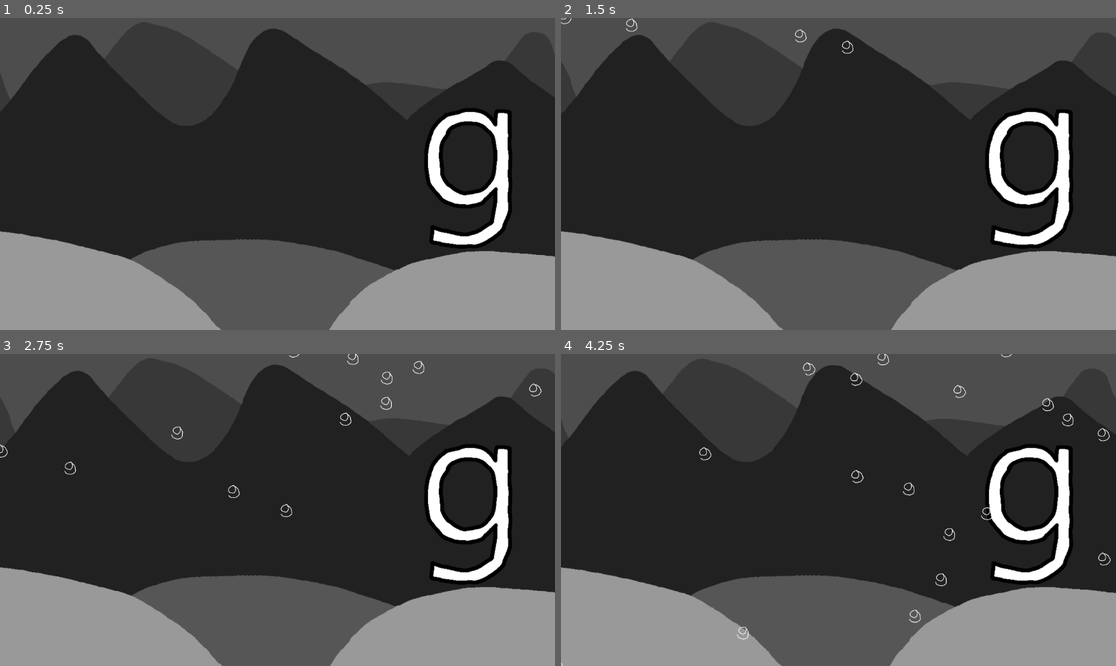
Above: before the commit, frames 1-4 (two rows, left to right).
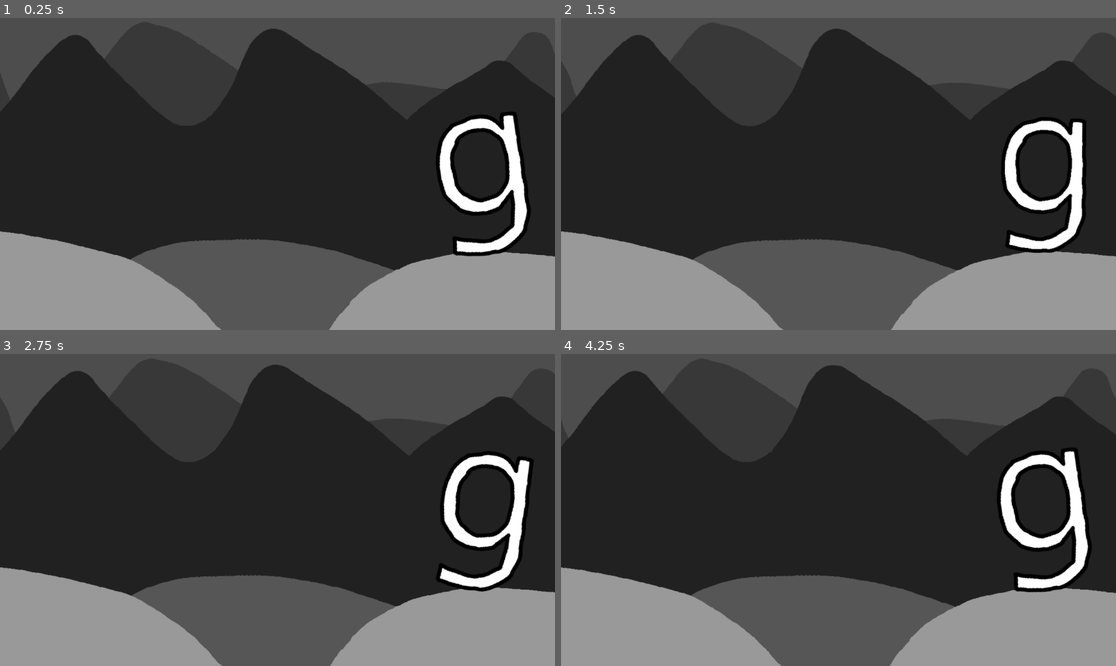
Above: after the commit, the same moments.

Repository: peroxyaceticacid/g
Game: Godot game, scene res://scenes/game.tscn
Two runs of this game, one before a commit and one after it. Both use one fixed random seed, a clock stepped at 60 frames per second and the inputs below.
Inputs (mouse positions are in pixels of both pictures, inside the frame that each line leads up to; where the layout moved, square brackets give the same spot in the first picture):
- Up to frame 1 (0.25 s): no input
- Up to frame 2 (1.5 s): click (1043, 183) [1027, 174] at 0.5 s; click (1043, 183) [1027, 174] at 1.25 s
- Up to frame 3 (2.75 s): click (482, 519) [466, 510] at 2 s
- Up to frame 4 (4.25 s): move the mouse to (960, 494) at 2.77 s; move the mouse to (727, 525) at 3.52 s

The runs differ from the first frame. In frame 1, 5.1% of the frame differs, in the area x 76-96%, y 28-77%; in frame 2, 5.1%; in frame 3, 5.5%; in frame 4, 5.6%, in the area x 0-100%, y 0-100%.

Commit message:
particle added pls add functionality

Diff:
--- a/scenes/game.tscn
+++ b/scenes/game.tscn
@@ -1,45 +1,111 @@
-[gd_scene load_steps=10 format=3 uid="uid://bfa7einif8asu"]
+[gd_scene load_steps=12 format=3 uid="uid://bfa7einif8asu"]
 
 [ext_resource type="Texture2D" uid="uid://bv8wwykuvhsxd" path="res://sprites/UI/gbutton.png" id="1_uwrxv"]
 [ext_resource type="Script" uid="uid://cdokrxyy0n7fa" path="res://script/game.gd" id="1_yqjtg"]
-[ext_resource type="Texture2D" uid="uid://bso8lqactbrot" path="res://sprites/UI/spr_fallingG.png" id="3_lnu2h"]
-[ext_resource type="Script" uid="uid://cosro1cbsw5nf" path="res://scenes/background_parallax.gd" id="4_gee14"]
+[ext_resource type="Script" uid="uid://cosro1cbsw5nf" path="res://script/background_parallax.gd" id="4_gee14"]
 [ext_resource type="Texture2D" uid="uid://chdi3vmokbnhg" path="res://sprites/backgrounds/spr_MountainsBackground.png" id="5_0tnpc"]
 [ext_resource type="Texture2D" uid="uid://bankxxnyhggse" path="res://sprites/backgrounds/spr_MountainsBackground2.png" id="6_vtaks"]
 [ext_resource type="Texture2D" uid="uid://bfgova2wvv8nj" path="res://sprites/backgrounds/spr_MountainsForeground2.png" id="7_kvpfn"]
 [ext_resource type="Texture2D" uid="uid://dbpobb7p04ajx" path="res://sprites/backgrounds/spr_MountainsForeground.png" id="8_dinhu"]
 
-[sub_resource type="ParticleProcessMaterial" id="ParticleProcessMaterial_lbhrr"]
-particle_flag_disable_z = true
-emission_shape_scale = Vector3(600, 1, 1)
-emission_shape = 3
-emission_box_extents = Vector3(1, 1, 1)
-angle_min = -22.2
-angle_max = 22.2
-gravity = Vector3(0, 98, 0)
-radial_accel_min = -9.23
-radial_accel_max = 9.23
-scale_min = 0.5
-scale_max = 0.5
-scale_over_velocity_max = 0.5
+[sub_resource type="Animation" id="Animation_gee14"]
+resource_name = "RESET"
+tracks/0/type = "value"
+tracks/0/imported = false
+tracks/0/enabled = true
+tracks/0/path = NodePath("../obj_GButton:rotation")
+tracks/0/interp = 1
+tracks/0/loop_wrap = true
+tracks/0/keys = {
+"times": PackedFloat32Array(0),
+"transitions": PackedFloat32Array(1),
+"update": 0,
+"values": [0.0]
+}
+tracks/1/type = "value"
+tracks/1/imported = false
+tracks/1/enabled = true
+tracks/1/path = NodePath("../obj_GButton:position")
+tracks/1/interp = 1
+tracks/1/loop_wrap = true
+tracks/1/keys = {
+"times": PackedFloat32Array(0),
+"transitions": PackedFloat32Array(1),
+"update": 0,
+"values": [Vector2(910, 187)]
+}
+tracks/2/type = "value"
+tracks/2/imported = false
+tracks/2/enabled = true
+tracks/2/path = NodePath("../obj_GButton:scale")
+tracks/2/interp = 1
+tracks/2/loop_wrap = true
+tracks/2/keys = {
+"times": PackedFloat32Array(0),
+"transitions": PackedFloat32Array(1),
+"update": 0,
+"values": [Vector2(1, 1)]
+}
+
+[sub_resource type="Animation" id="Animation_vtaks"]
+resource_name = "anim_GBClick"
+length = 0.21
+tracks/0/type = "value"
+tracks/0/imported = false
+tracks/0/enabled = true
+tracks/0/path = NodePath("../obj_GButton:scale")
+tracks/0/interp = 1
+tracks/0/loop_wrap = true
+tracks/0/keys = {
+"times": PackedFloat32Array(0, 0.1, 0.2),
+"transitions": PackedFloat32Array(1, 1, 1),
+"update": 0,
+"values": [Vector2(1, 1), Vector2(0.9, 0.9), Vector2(1, 1)]
+}
+
+[sub_resource type="Animation" id="Animation_0tnpc"]
+resource_name = "anim_GBIdle"
+length = 2.0
+loop_mode = 1
+tracks/0/type = "value"
+tracks/0/imported = false
+tracks/0/enabled = true
+tracks/0/path = NodePath("../obj_GButton:rotation")
+tracks/0/interp = 2
+tracks/0/loop_wrap = true
+tracks/0/keys = {
+"times": PackedFloat32Array(0, 1, 2),
+"transitions": PackedFloat32Array(1, 1, 1),
+"update": 0,
+"values": [-0.193732, 0.193732, -0.193732]
+}
+
+[sub_resource type="AnimationLibrary" id="AnimationLibrary_kvpfn"]
+_data = {
+&"RESET": SubResource("Animation_gee14"),
+&"anim_GBClick": SubResource("Animation_vtaks"),
+&"anim_GBIdle": SubResource("Animation_0tnpc")
+}
 
 [node name="Game" type="Node2D"]
 script = ExtResource("1_yqjtg")
 
 [node name="obj_GButton" type="TextureButton" parent="."]
-offset_left = 880.0
-offset_top = 173.0
-offset_right = 1064.0
-offset_bottom = 480.0
+anchors_preset = 8
+anchor_left = 0.5
+anchor_top = 0.5
+anchor_right = 0.5
+anchor_bottom = 0.5
+offset_left = 910.0
+offset_top = 187.0
+offset_right = 1094.0
+offset_bottom = 494.0
+grow_horizontal = 2
+grow_vertical = 2
+pivot_offset = Vector2(91.5, 155)
 texture_normal = ExtResource("1_uwrxv")
-
-[node name="GPUParticles2D" type="GPUParticles2D" parent="."]
-position = Vector2(597, -53)
-amount = 40
-texture = ExtResource("3_lnu2h")
-lifetime = 6.57
-trail_lifetime = 10.0
-process_material = SubResource("ParticleProcessMaterial_lbhrr")
+ignore_texture_size = true
+stretch_mode = 5
 
 [node name="background" type="Node2D" parent="."]
 position = Vector2(572, 308)
@@ -73,4 +139,16 @@
 scale = Vector2(0.966715, 0.967866)
 texture = ExtResource("8_dinhu")
 
+[node name="Animations" type="Node" parent="."]
+
+[node name="anim_GButtonIdle" type="AnimationPlayer" parent="Animations"]
+libraries = {
+&"": SubResource("AnimationLibrary_kvpfn")
+}
+
+[node name="anim_GButtonClick" type="AnimationPlayer" parent="Animations"]
+libraries = {
+&"": SubResource("AnimationLibrary_kvpfn")
+}
+
 [connection signal="pressed" from="obj_GButton" to="." method="_onclick"]
--- /dev/null
+++ b/scenes/particles.tscn
@@ -0,0 +1,36 @@
+[gd_scene load_steps=3 format=3 uid="uid://cvl7rt5px5pb0"]
+
+[ext_resource type="Texture2D" uid="uid://bso8lqactbrot" path="res://sprites/UI/spr_fallingG.png" id="1_xmlf0"]
+
+[sub_resource type="ParticleProcessMaterial" id="ParticleProcessMaterial_kqrua"]
+particle_flag_disable_z = true
+emission_shape = 3
+emission_box_extents = Vector3(1, 1, 1)
+angle_min = -22.2
+angle_max = 22.2
+direction = Vector3(0, -1, 0)
+spread = 5.964
+initial_velocity_min = 92.33
+initial_velocity_max = 107.71
+angular_velocity_min = -708.92
+angular_velocity_max = 553.85
+gravity = Vector3(0, 150, 0)
+linear_accel_min = 73.85
+linear_accel_max = 73.85
+radial_accel_min = -9.23
+radial_accel_max = 9.23
+scale_min = 0.4
+scale_max = 0.4
+scale_over_velocity_max = 0.5
+
+[node name="Particles" type="Node2D"]
+
+[node name="particle_GExplode" type="GPUParticles2D" parent="."]
+position = Vector2(998, 336)
+amount = 30
+texture = ExtResource("1_xmlf0")
+lifetime = 10.25
+speed_scale = 3.59
+explosiveness = 1.0
+trail_lifetime = 10.0
+process_material = SubResource("ParticleProcessMaterial_kqrua")
--- a/script/game.gd
+++ b/script/game.gd
@@ -1,12 +1,27 @@
 extends Node2D
 
-# objects
-@onready var GClick = $obj_GButton
+# ANIMATIONS
+@onready var ButtonAnimationIDLEPlayer = $Animations/anim_GButtonIdle
+@onready var ButtonAnimationCLICKPlayer = $Animations/anim_GButtonClick
+
+# PARTICLES
+@onready var G_EXPLODE = $Particles/particle_GExplode
+
+# PRELOAD SCENES
+var particlescene = preload("res://scenes/particles.tscn")
 
 func _ready() -> void:
+	ButtonAnimationIDLEPlayer.play("anim_GBIdle")
 	pass
 
 func _onclick():
+	if ButtonAnimationCLICKPlayer.is_playing() == true:
+		ButtonAnimationCLICKPlayer.stop()
+	ButtonAnimationCLICKPlayer.play("anim_GBClick")
+
+	var explosioneffect = particlescene.instantiate()
+
+
 	print("test")
 
 func _process(delta: float) -> void:
Renamed: scenes/background_parallax.gd -> script/background_parallax.gd
Renamed: scenes/background_parallax.gd.uid -> script/background_parallax.gd.uid
